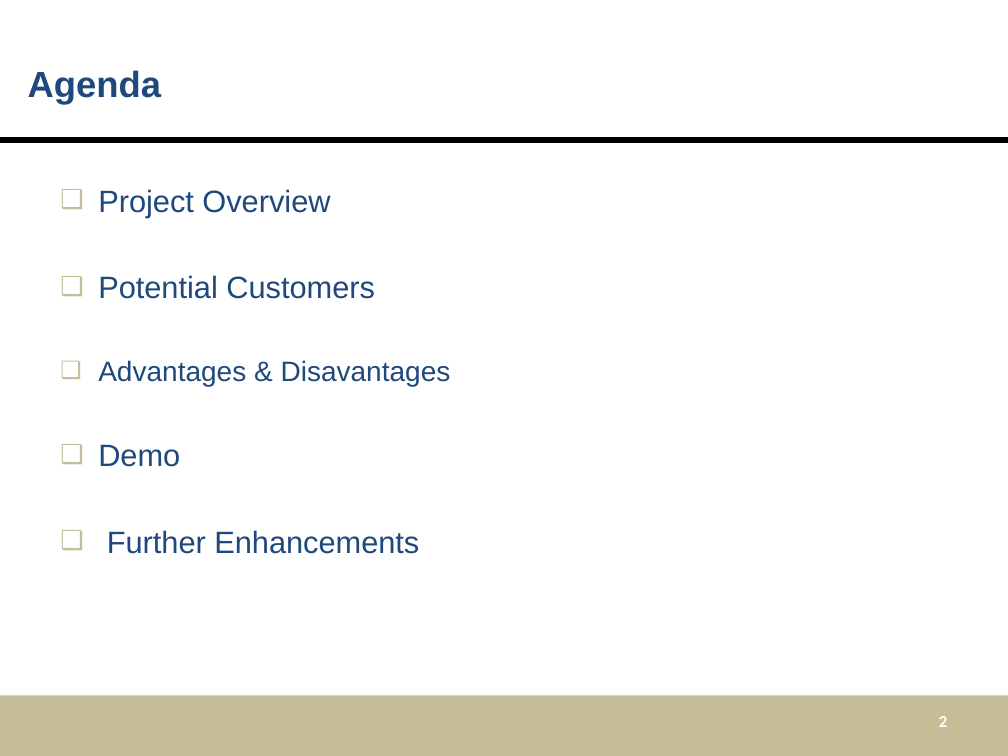
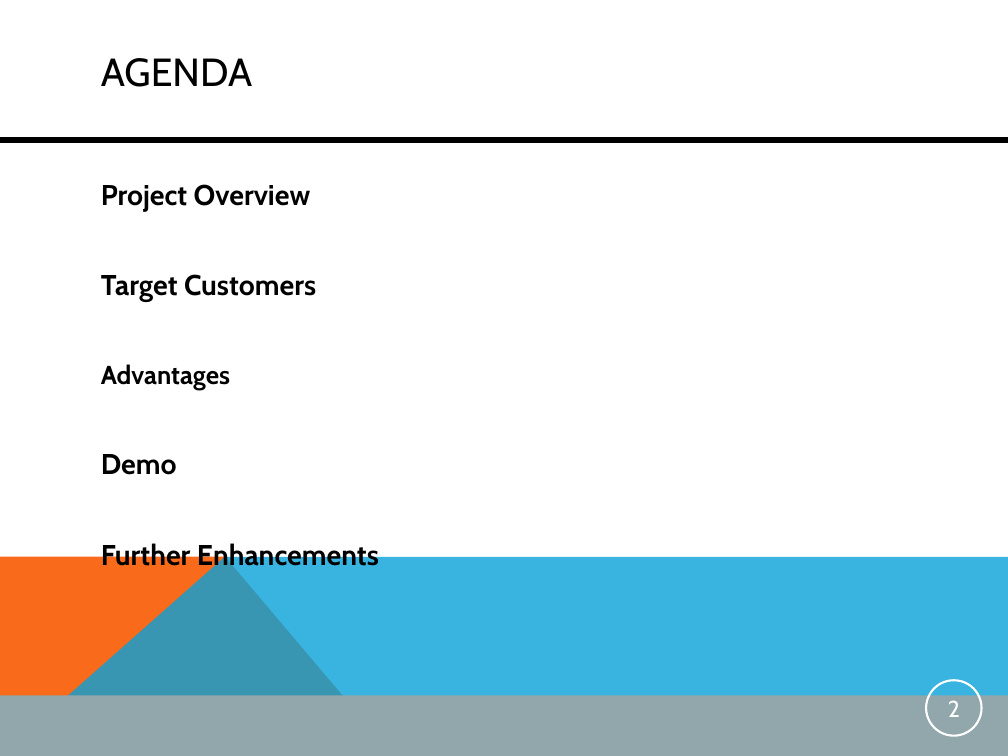
Before and after one commit to mdger/UGNM_Instantmessaging, a slide deck: slide 2 of UGNM_Instantmessaging/doc/PresentationIM.pptx. Drawn at 1008x756 pixels with LibreOffice and Linux fonts; fonts in the diff are those of the drawing. Boxes give left, top, right and bottom in pixels: in the first picture for what was removed or moved away, otherwise in the second. Text is boxed around its words. In the diff, an @@ line names an element or a change of style, - is before the commit and + after.

```diff
--- a/UGNM_Instantmessaging/doc/PresentationIM.pptx
+++ b/UGNM_Instantmessaging/doc/PresentationIM.pptx
@@ title at bbox=[101, 58, 252, 87]: text changed; size 26 to 28 pt; font Arial to Cabin; text colour #1F497D to #000000; bold off @@
-Agenda
+AGENDA
@@ text at bbox=[101, 184, 379, 572]: size 22 to 20.4 pt, font Arial to Cabin, text colour #1F497D to #000000, bold on in "Project Overview", "Demo", "Further Enhancements"; bullet ❑ to none; more space between paragraphs @@
@@ text at bbox=[101, 274, 316, 389]: text changed; size 20 to 20.4 pt; font Arial to Cabin; text colour #1F497D to #000000; bold on @@
-❑ Potential Customers
-❑ Advantages & Disavantages
+Target Customers
+Advantages
@@ freeform shape added at bbox=[0, 556, 394, 756], fill #F96A1B @@
@@ freeform shape added at bbox=[0, 556, 1008, 756], fill #08A1D9 at 80% opacity @@
@@ page number: place and size @@
-page number at bbox=[939, 716, 947, 727]
+page number at bbox=[926, 680, 982, 736]
@@ page number at bbox=[926, 680, 982, 736]: size 12 to 16.5 pt, font Calibri to Cabin, bold off; alignment right to centre; outline none to #FFFFFF 1.5 pt @@
@@ rectangle at bbox=[0, 696, 1008, 756]: fill #C4BD97 to #91A7AB @@
```
Also in this commit, not shown: 6 other slides changed, 1 slide added.
